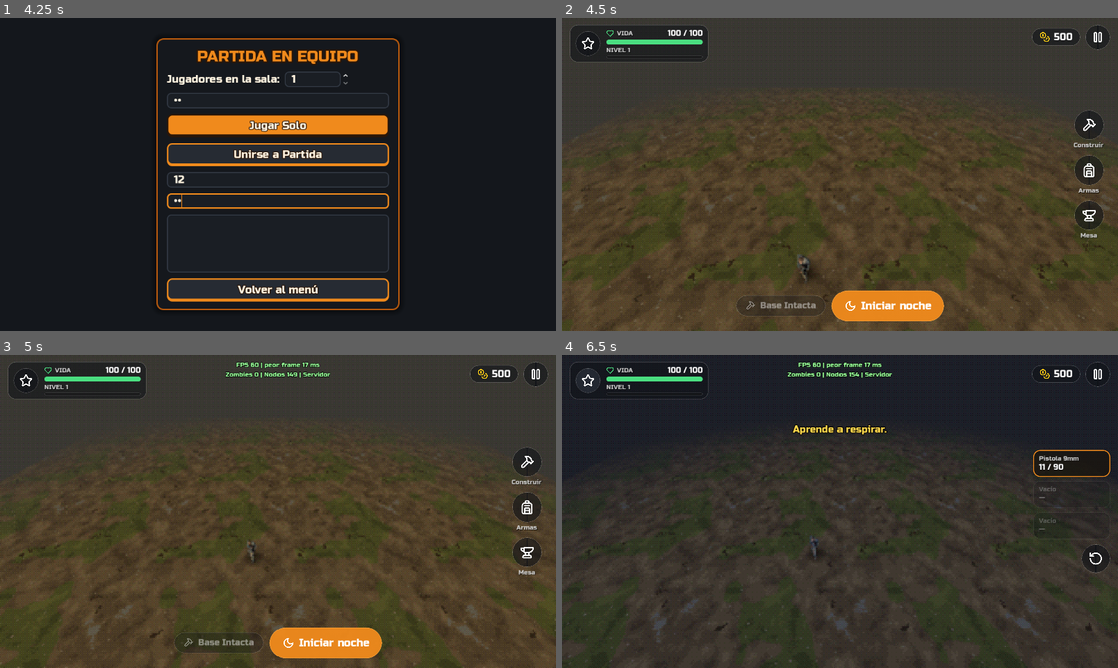
Above: before the commit, frames 1-4 (two rows, left to right).
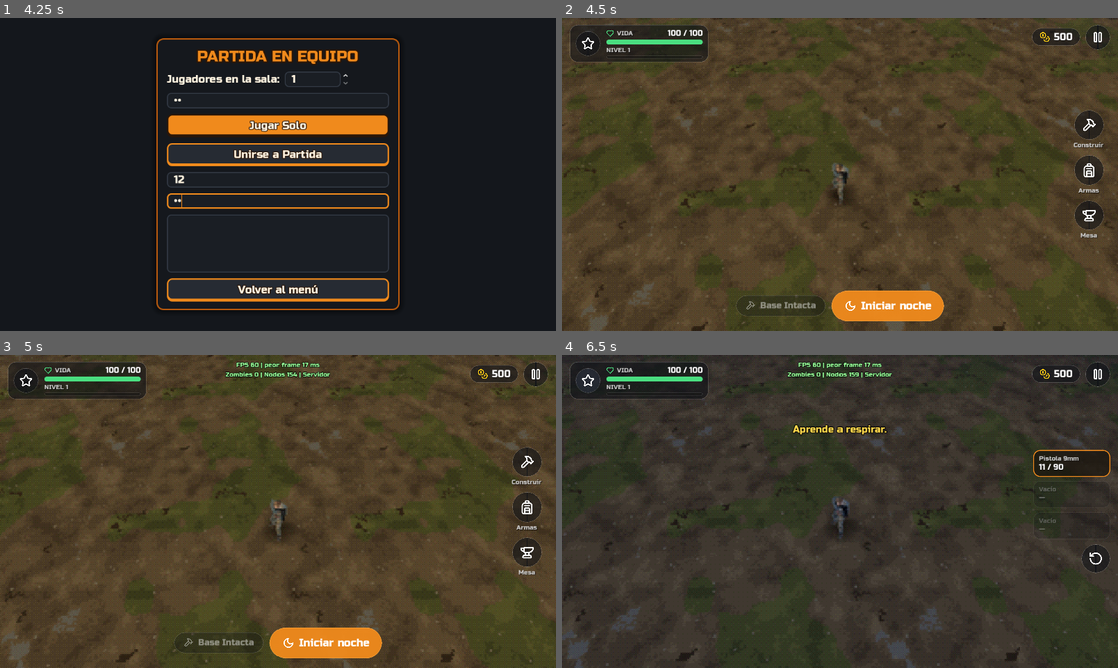
Above: after the commit, the same moments.

Repository: Baloocito/TopindeZombiesGame
Game: Godot game, scene res://scenes/menu_principal.tscn
The game is run twice, just before and just after one commit, with the same random seed, the same clock (stepped at 60 frames per second) and the same inputs.
Inputs (mouse positions are in pixels of both pictures, inside the frame that each line leads up to):
- Up to frame 1 (4.25 s): click "Jugar" at 0.5 s; click (278, 99) at 1.27 s; type "12" at 1.35 s; click (278, 180) at 1.5 s; type "12" at 1.58 s; click (278, 199) at 1.73 s; type "12" at 1.82 s; click "Volver al menú" at 2 s; click "Jugar" at 2.75 s; click (278, 99) at 3.52 s; type "12" at 3.6 s; click (278, 180) at 3.75 s; type "12" at 3.83 s; click (278, 199) at 3.98 s; type "12" at 4.07 s
- Up to frame 2 (4.5 s): click "Jugar Solo" at 4.25 s
- Up to frame 3 (5 s): no input
- Up to frame 4 (6.5 s): click "Iniciar noche" at 5 s; click (589, 380) at 5.75 s

Frame 1 is identical in both runs. In frame 2, 9.0% of the frame differs, in the area x 0-100%, y 0-100%; in frame 3, 9.0%; in frame 4, 12%.

Commit message:
Cámara más cerca y centrada, tres niveles de zoom y jefes más chicos
- Cámara 3/4 a 50°, campo de visión 50 y el jugador centrado con zona muerta.
- Opciones > Cámara: Lejos / Normal / Cerca (en el celular arranca en Cerca); la niebla se ajusta.
- Jefes y tanques más chicos (Hospedero 3,2 → 2,3; Mosca Titán 2,4 → 1,8).
- Los avisos del suelo quedan debajo de los personajes.

Co-Authored-By: Claude Opus 5.5 <noreply@anthropic.com>
Claude-Session: https://claude.ai/code/session_01SkoGsYVvcyhCwY8ZcnQf1n

Diff:
--- a/data/zombies.json
+++ b/data/zombies.json
@@ -2,12 +2,12 @@
   "_nota": "Valores base de la noche 1 (Manual v3 §7). dano_estructuras solo lo usan el Explosivo y los jefes. Los jefes (jefe: true) no salen al azar: los pone data/campana.json; su vida sale de Balance.vida_jefe × fraccion_vida.",
   "basico": {"vida": 40, "dano": 15, "dano_estructuras": 15, "velocidad": 1.8, "costo": 10, "desde_noche": 1, "escala": 1.0, "oro_bounty": 10, "oro_base": 25, "prob_oro": 0.6},
   "corredor": {"vida": 25, "dano": 8, "dano_estructuras": 8, "velocidad": 4.0, "costo": 25, "desde_noche": 3, "escala": 0.8, "oro_bounty": 15, "oro_base": 45, "prob_oro": 0.7, "color": "#facc15"},
-  "tanque": {"vida": 300, "dano": 40, "dano_estructuras": 40, "velocidad": 1.2, "costo": 80, "desde_noche": 6, "escala": 1.4, "oro_bounty": 50, "oro_base": 150, "prob_oro": 1.0, "color": "#1e3a8a"},
+  "tanque": {"vida": 300, "dano": 40, "dano_estructuras": 40, "velocidad": 1.2, "costo": 80, "desde_noche": 6, "escala": 1.25, "oro_bounty": 50, "oro_base": 150, "prob_oro": 1.0, "color": "#1e3a8a"},
   "explosivo": {"vida": 60, "dano": 60, "dano_estructuras": 150, "velocidad": 2.5, "costo": 60, "desde_noche": 8, "escala": 1.1, "oro_bounty": 20, "oro_base": 70, "prob_oro": 0.8, "color": "#f97316"},
-  "mosca_titan": {"nombre": "Mosca Titán", "vida": 0, "dano": 40, "dano_estructuras": 120, "velocidad": 2.2, "costo": 0, "desde_noche": 999, "escala": 2.4, "oro_bounty": 500, "oro_base": 2000, "prob_oro": 1.0, "jefe": true, "fraccion_vida": 1.0, "color": "#7c3aed"},
-  "mosca_titan_plus": {"nombre": "Mosca Titán Despertada", "vida": 0, "dano": 46, "dano_estructuras": 150, "velocidad": 2.6, "costo": 0, "desde_noche": 999, "escala": 2.7, "oro_bounty": 800, "oro_base": 3000, "prob_oro": 1.0, "jefe": true, "fraccion_vida": 1.0, "color": "#be123c"},
-  "guardian": {"nombre": "Guardián del Enjambre", "vida": 0, "dano": 45, "dano_estructuras": 120, "velocidad": 1.9, "costo": 0, "desde_noche": 999, "escala": 2.2, "oro_bounty": 300, "oro_base": 900, "prob_oro": 1.0, "jefe": true, "fraccion_vida": 0.4, "color": "#15803d"},
-  "acechador": {"nombre": "Acechador", "vida": 0, "dano": 28, "dano_estructuras": 40, "velocidad": 4.6, "costo": 0, "desde_noche": 999, "escala": 1.3, "oro_bounty": 150, "oro_base": 500, "prob_oro": 1.0, "jefe": true, "fraccion_vida": 0.2, "color": "#dc2626"},
-  "hospedero": {"nombre": "El Hospedero", "vida": 0, "dano": 55, "dano_estructuras": 200, "velocidad": 2.3, "costo": 0, "desde_noche": 999, "escala": 3.2, "oro_bounty": 2000, "oro_base": 5000, "prob_oro": 1.0, "jefe": true, "fraccion_vida": 1.0, "color": "#4c1d95"},
+  "mosca_titan": {"nombre": "Mosca Titán", "vida": 0, "dano": 40, "dano_estructuras": 120, "velocidad": 2.2, "costo": 0, "desde_noche": 999, "escala": 1.8, "oro_bounty": 500, "oro_base": 2000, "prob_oro": 1.0, "jefe": true, "fraccion_vida": 1.0, "color": "#7c3aed"},
+  "mosca_titan_plus": {"nombre": "Mosca Titán Despertada", "vida": 0, "dano": 46, "dano_estructuras": 150, "velocidad": 2.6, "costo": 0, "desde_noche": 999, "escala": 2.0, "oro_bounty": 800, "oro_base": 3000, "prob_oro": 1.0, "jefe": true, "fraccion_vida": 1.0, "color": "#be123c"},
+  "guardian": {"nombre": "Guardián del Enjambre", "vida": 0, "dano": 45, "dano_estructuras": 120, "velocidad": 1.9, "costo": 0, "desde_noche": 999, "escala": 1.7, "oro_bounty": 300, "oro_base": 900, "prob_oro": 1.0, "jefe": true, "fraccion_vida": 0.4, "color": "#15803d"},
+  "acechador": {"nombre": "Acechador", "vida": 0, "dano": 28, "dano_estructuras": 40, "velocidad": 4.6, "costo": 0, "desde_noche": 999, "escala": 1.15, "oro_bounty": 150, "oro_base": 500, "prob_oro": 1.0, "jefe": true, "fraccion_vida": 0.2, "color": "#dc2626"},
+  "hospedero": {"nombre": "El Hospedero", "vida": 0, "dano": 55, "dano_estructuras": 200, "velocidad": 2.3, "costo": 0, "desde_noche": 999, "escala": 2.3, "oro_bounty": 2000, "oro_base": 5000, "prob_oro": 1.0, "jefe": true, "fraccion_vida": 1.0, "color": "#4c1d95"},
   "nodo": {"nombre": "Nodo de energía", "vida": 0, "dano": 0, "dano_estructuras": 0, "velocidad": 0.0, "costo": 0, "desde_noche": 999, "escala": 1.0, "oro_bounty": 0, "oro_base": 0, "prob_oro": 0.0, "segundos_de_vida": 2.5, "color": "#22d3ee"}
 }
--- a/scripts/autoload/ps1.gd
+++ b/scripts/autoload/ps1.gd
@@ -20,6 +20,9 @@
 const ESCALA_3D := 0.6            # el 3D se dibuja a menor resolución (rinde más en teléfonos)
 
 var activo := true
+# Distancia de la cámara: "lejos", "normal" o "cerca" (ver camera_3d.gd).
+var zoom_camara := "normal"
+var _noche := false
 var _cache: Dictionary = {}       # material original -> ShaderMaterial PS1
 var _filtro: CanvasLayer
 var _env: Environment
@@ -29,8 +32,10 @@
 
 func _ready():
 	var cfg := ConfigFile.new()
+	zoom_camara = "cerca" if DisplayServer.is_touchscreen_available() else "normal"
 	if cfg.load(RUTA_AJUSTES) == OK:
 		activo = bool(cfg.get_value("video", "ps1", true))
+		zoom_camara = str(cfg.get_value("video", "zoom", zoom_camara))
 	_actualizar_resolucion()
 	get_tree().root.size_changed.connect(_actualizar_resolucion)
 	get_tree().node_added.connect(_al_agregar_nodo)
@@ -50,6 +55,14 @@
 		else: restaurar(n)
 	if is_instance_valid(_filtro): _filtro.visible = activo
 	for s in get_tree().get_nodes_in_group("sombra_ps1"): s.visible = activo
+
+func cambiar_zoom(valor: String):
+	zoom_camara = valor
+	var cfg := ConfigFile.new()
+	cfg.load(RUTA_AJUSTES)
+	cfg.set_value("video", "zoom", valor)
+	cfg.save(RUTA_AJUSTES)
+	poner_noche(_env, _luz, _noche)
 
 func _aplicar_viewport():
 	var vp := get_tree().root
@@ -222,8 +235,8 @@
 	env.fog_mode = Environment.FOG_MODE_DEPTH
 	env.fog_light_color = Color("#3a3833")
 	env.fog_density = 1.0
-	env.fog_depth_begin = 16.0
-	env.fog_depth_end = 42.0
+	env.fog_depth_begin = 18.0
+	env.fog_depth_end = 45.0
 	env.fog_depth_curve = 1.2
 	env.fog_sky_affect = 1.0
 	amb.environment = env
@@ -236,8 +249,11 @@
 	var fondo := Color("#0d0f16") if noche else Color("#2b2a28")
 	t.tween_property(env, "background_color", fondo, 2.0)
 	t.tween_property(env, "fog_light_color", Color("#141824") if noche else Color("#3a3833"), 2.0)
-	t.tween_property(env, "fog_depth_begin", 13.0 if noche else 18.0, 2.0)
-	t.tween_property(env, "fog_depth_end", 36.0 if noche else 46.0, 2.0)
+	# La niebla empieza un poco detrás del jugador, según qué tan lejos esté la cámara.
+	_noche = noche
+	var d := float({"lejos": 18.0, "normal": 14.0, "cerca": 10.5}.get(zoom_camara, 14.0))
+	t.tween_property(env, "fog_depth_begin", d + (0.0 if noche else 4.0), 2.0)
+	t.tween_property(env, "fog_depth_end", d + (20.0 if noche else 28.0), 2.0)
 	t.tween_property(env, "ambient_light_color", Color("#7a86a8") if noche else Color("#8a8478"), 2.0)
 	t.tween_property(env, "ambient_light_energy", 0.8 if noche else 0.55, 2.0)
 	if is_instance_valid(luz):
--- a/scripts/camera_3d.gd
+++ b/scripts/camera_3d.gd
@@ -1,29 +1,44 @@
 extends Camera3D
+# ==========================================================
+# CÁMARA 3/4 FIJA QUE SIGUE AL JUGADOR (Manual v3: sin rotación)
+# ==========================================================
+# Mira con un ángulo fijo hacia el norte y mantiene al jugador centrado, con
+# una pequeña zona muerta para que no tiemble con cada paso. La distancia
+# tiene tres niveles (Opciones > Cámara): en el celular arranca más cerca.
+
+const INCLINACION := 50.0   # grados hacia abajo
+const CAMPO_VISION := 50.0
+const DISTANCIAS := {"lejos": 18.0, "normal": 14.0, "cerca": 10.5}
 
 @export var objetivo: Node3D
 @export var velocidad_suavizado: float = 5.0
+@export var zona_muerta := Vector2(1.2, 0.9)   # metros en X y en Z
 
-# 📦 Márgenes asimétricos para la "Caja Invisible"
+# Las dejamos para no romper la escena (ya no se usan).
 @export var margen_izquierdo: float = 3.0
 @export var margen_derecho: float = 3.0
-@export var margen_arriba: float = 3.0  # Movimiento hacia el "norte" (-Z)
-@export var margen_abajo: float = 1.0   # Movimiento hacia el "sur" (+Z). ¡MÁS PEQUEÑO!
+@export var margen_arriba: float = 3.0
+@export var margen_abajo: float = 1.0
 
-var offset: Vector3
 var punto_enfoque: Vector3
 var inicializado: bool = false
+var distancia_actual := 14.0
+
+func _ready():
+	fov = CAMPO_VISION
+	rotation_degrees = Vector3(-INCLINACION, 0, 0)
+	distancia_actual = distancia_objetivo()
+
+static func distancia_objetivo() -> float:
+	return DISTANCIAS.get(PS1.zoom_camara, 14.0)
+
+func _direccion_atras() -> Vector3:
+	return global_basis.z.normalized()  # opuesto a hacia dónde mira
 
 func _physics_process(delta):
-	# --- FIX (revisión de código) ---
-	# Si el peer de red se cerró (el otro jugador se desconectó, o el juego
-	# está terminando), multiplayer.get_unique_id() tira un error de motor
-	# ("The multiplayer instance isn't currently active") en cada frame.
-	# Con este chequeo, simplemente dejamos de intentar buscar al jugador
-	# en vez de spamear el log.
 	if not multiplayer.has_multiplayer_peer():
 		return
 
-	# 1. Si la cámara no tiene un objetivo asignado, lo buscamos dinámicamente
 	if not objetivo:
 		# --- FIX (revisión de código, Fase 1.C: Reconexión) ---
 		# Antes usaba multiplayer.get_unique_id() directo. Eso deja de servir
@@ -37,31 +52,20 @@
 		# Si la carpeta existe y tu clon ya fue generado...
 		if contenedor and EstadoPartida.mi_id_logico != -1 and contenedor.has_node(mi_id):
 			objetivo = contenedor.get_node(mi_id) # ¡Enganchamos el objetivo!
-
-			# Calculamos las matemáticas iniciales (solo se hace una vez)
-			offset = global_position - objetivo.global_position
 			punto_enfoque = objetivo.global_position
 			inicializado = true
-			current = true # Encendemos esta cámara
+			current = true
+			global_position = punto_enfoque + Vector3(0, 0.9, 0) + _direccion_atras() * distancia_actual
+		return
 
-		return # Pausamos la cámara hasta que encuentre al jugador
-
-	# 2. Si ya encontramos al jugador, ejecutamos tu excelente lógica de seguimiento
 	if inicializado:
-		var pos_jugador = objetivo.global_position
-
-		# Eje X (Izquierda / Derecha)
-		if pos_jugador.x < punto_enfoque.x - margen_izquierdo:
-			punto_enfoque.x = pos_jugador.x + margen_izquierdo
-		elif pos_jugador.x > punto_enfoque.x + margen_derecho:
-			punto_enfoque.x = pos_jugador.x - margen_derecho
-
-		# Eje Z (Arriba / Abajo)
-		if pos_jugador.z < punto_enfoque.z - margen_arriba:
-			punto_enfoque.z = pos_jugador.z + margen_arriba
-		elif pos_jugador.z > punto_enfoque.z + margen_abajo:
-			punto_enfoque.z = pos_jugador.z - margen_abajo
-
-		# Interpolar la cámara hacia el nuevo punto de enfoque
-		var posicion_final = punto_enfoque + offset
-		global_position = global_position.lerp(posicion_final, velocidad_suavizado * delta)
+		var p := objetivo.global_position
+		if p.x < punto_enfoque.x - zona_muerta.x: punto_enfoque.x = p.x + zona_muerta.x
+		elif p.x > punto_enfoque.x + zona_muerta.x: punto_enfoque.x = p.x - zona_muerta.x
+		if p.z < punto_enfoque.z - zona_muerta.y: punto_enfoque.z = p.z + zona_muerta.y
+		elif p.z > punto_enfoque.z + zona_muerta.y: punto_enfoque.z = p.z - zona_muerta.y
+		punto_enfoque.y = p.y
+		# El zoom cambia suave si se modifica en Opciones.
+		distancia_actual = lerpf(distancia_actual, distancia_objetivo(), minf(1.0, delta * 4.0))
+		var meta := punto_enfoque + Vector3(0, 0.9, 0) + _direccion_atras() * distancia_actual
+		global_position = global_position.lerp(meta, minf(1.0, velocidad_suavizado * delta))
--- a/scripts/menu_pausa.gd
+++ b/scripts/menu_pausa.gd
@@ -33,6 +33,11 @@
 	controles.pressed.connect(func(): _menu_controles = MenuControles.abrir(self))
 	EstiloUI.agregar_rebote(controles)
 	panel_opciones.add_child(controles)
+	var zoom := EstiloUI.selector_zoom()
+	zoom.position = Vector2(196, 262)
+	panel_opciones.add_child(zoom)
+	var cerrar := panel_opciones.get_node_or_null("Button") as Control
+	if cerrar: cerrar.position.y = 345
 
 var _menu_controles: MenuControles
 
--- a/scripts/menu_principal.gd
+++ b/scripts/menu_principal.gd
@@ -60,6 +60,7 @@
 	ps1.button_pressed = PS1.activo
 	ps1.toggled.connect(func(v): PS1.alternar(v))
 	col.add_child(ps1)
+	col.add_child(EstiloUI.selector_zoom())
 	var controles := Button.new()
 	controles.text = "Controles"
 	controles.custom_minimum_size = Vector2(280, 54)
--- a/scripts/mundo/jefes_mundo.gd
+++ b/scripts/mundo/jefes_mundo.gd
@@ -146,7 +146,7 @@
 	mat.transparency = BaseMaterial3D.TRANSPARENCY_ALPHA
 	mat.shading_mode = BaseMaterial3D.SHADING_MODE_UNSHADED
 	mat.cull_mode = BaseMaterial3D.CULL_DISABLED
-	mat.no_depth_test = true
+	mat.no_depth_test = false  # los personajes se ven encima del aviso
 	mat.render_priority = 5
 	var mi := MeshInstance3D.new()
 	mi.material_override = mat
--- a/scripts/ui/estilo_ui.gd
+++ b/scripts/ui/estilo_ui.gd
@@ -73,6 +73,31 @@
 # un nodo "Efectos" para que el MultiplayerSpawner de Mundo no lo vea.
 const FUENTE := preload("res://assets/fuentes/RussoOne.woff2")
 
+# Selector "Cámara: Lejos / Normal / Cerca" (Opciones del menú y de la pausa).
+static func selector_zoom() -> HBoxContainer:
+	var fila := HBoxContainer.new()
+	fila.alignment = BoxContainer.ALIGNMENT_CENTER
+	fila.add_theme_constant_override("separation", 8)
+	var l := Label.new()
+	l.text = "Cámara"
+	fila.add_child(l)
+	var botones := []
+	for z in [["lejos", "Lejos"], ["normal", "Normal"], ["cerca", "Cerca"]]:
+		var b := Button.new()
+		b.text = z[1]
+		b.custom_minimum_size = Vector2(92, 44)
+		b.set_meta("zoom", z[0])
+		fila.add_child(b)
+		botones.append(b)
+	var pintar := func():
+		for b in botones: b.theme_type_variation = "OpcionPrimaria" if b.get_meta("zoom") == PS1.zoom_camara else "OpcionVidrio"
+	for b in botones:
+		b.pressed.connect(func():
+			PS1.cambiar_zoom(b.get_meta("zoom"))
+			pintar.call())
+	pintar.call()
+	return fila
+
 static func texto_flotante(posicion: Vector3, texto: String, color: Color) -> void:
 	var arbol := Engine.get_main_loop() as SceneTree
 	var mundo := arbol.current_scene if arbol else null
